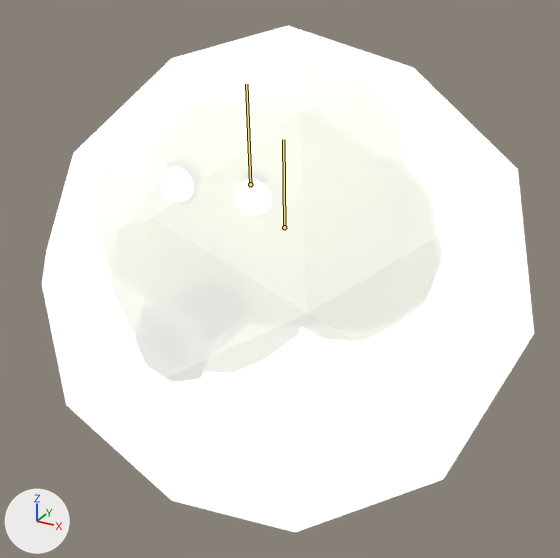
One commit to the glTF model public/creatures/exhaustfume_shiny.glb: the scene before it, then after it.
Both versions are drawn from a 50 mm lens placed at (0.612, -1.14, 0.967), pointed at (0.002, -0.03, 0.412). Every picture has the same lights, and +X, +Y and +Z are marked at lower left. The older version comes first. Both versions are drawn at frame 9 of the action 'attack'; the numbers are the values there. The bones that change, and the others that lie on the model, are drawn over the model as lines.

The first picture shows 'exhaustfume_shiny_body', 'exhaustfume_shiny_glow0', 'exhaustfume_shiny_haze'.
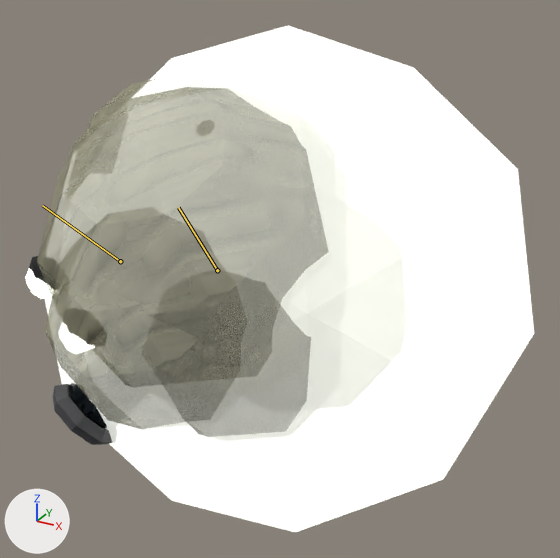
The edits, one by one:
Bone 'body' (bone_body) moves from (0.0, 0.002, 0.01) to (0.0, 0.0, 0.225).
Bone 'body' (bone_body) turns from (1, 0, 0) to (45, -35, -30) degrees about its own x, y and z.
Bone 'head' (bone_head) turns from (1, 0, 0) to (13, 15, 4) degrees about its own x, y and z.

Location of each change, [x1, y1, x2, y2] in pixels of the pictures (560 x 558 px):
'exhaustfume_shiny_haze', posed (14% taller)
    before: [90, 52, 443, 373]
    after: [37, 75, 407, 442]
'exhaustfume_shiny_body', posed
    before: [135, 159, 270, 382]
    after: [29, 256, 120, 445]
'exhaustfume_shiny_glow0', posed
    before: [161, 166, 266, 210]
    after: [25, 268, 51, 299]
bone 'body', root to tip
    before: (284, 227) to (283, 139)
    after: (217, 270) to (178, 207)
bone 'head', root to tip
    before: (250, 184) to (246, 84)
    after: (120, 261) to (42, 205)
